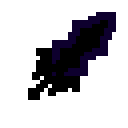
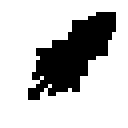
Layered file, before and after one edit (128 × 128). Changes by layer:
added layer "Copie de Copie de Calque" (overlay, 94%) above "Copie de Calque" over [52, 20, 108, 76]
painted on "Copie de Calque" over [52, 20, 108, 76]
"Calque #2": blend darken → overlay, painted on it over [52, 12, 116, 76]
painted on "Calque #1" over [52, 12, 116, 76]
